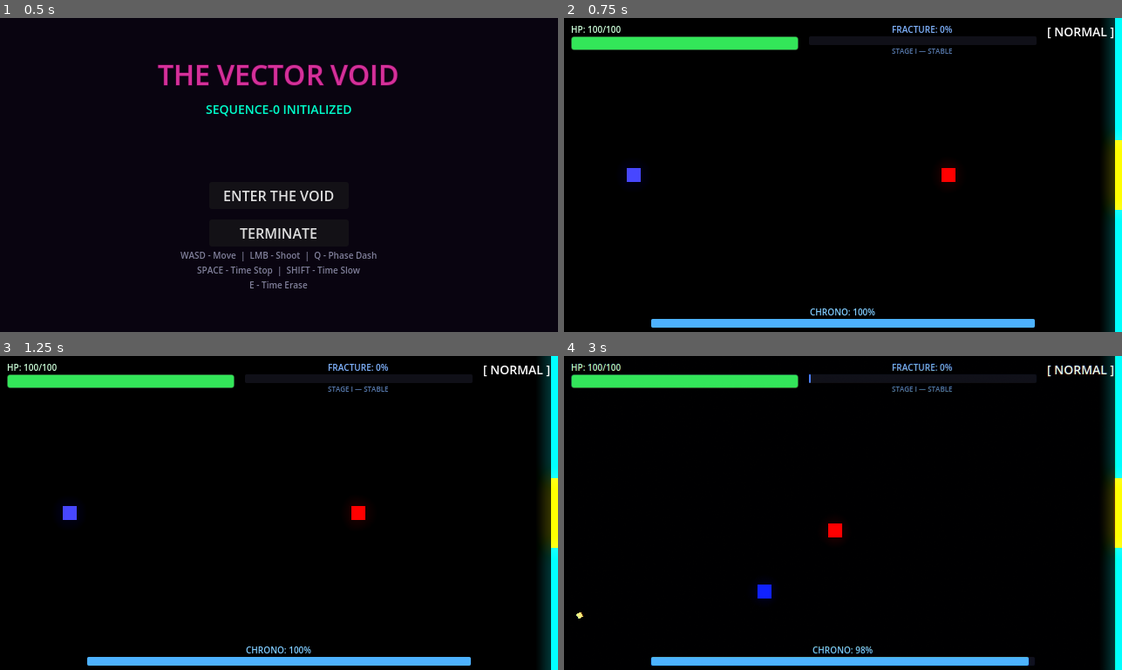
Above: before the commit, frames 1-4 (two rows, left to right).
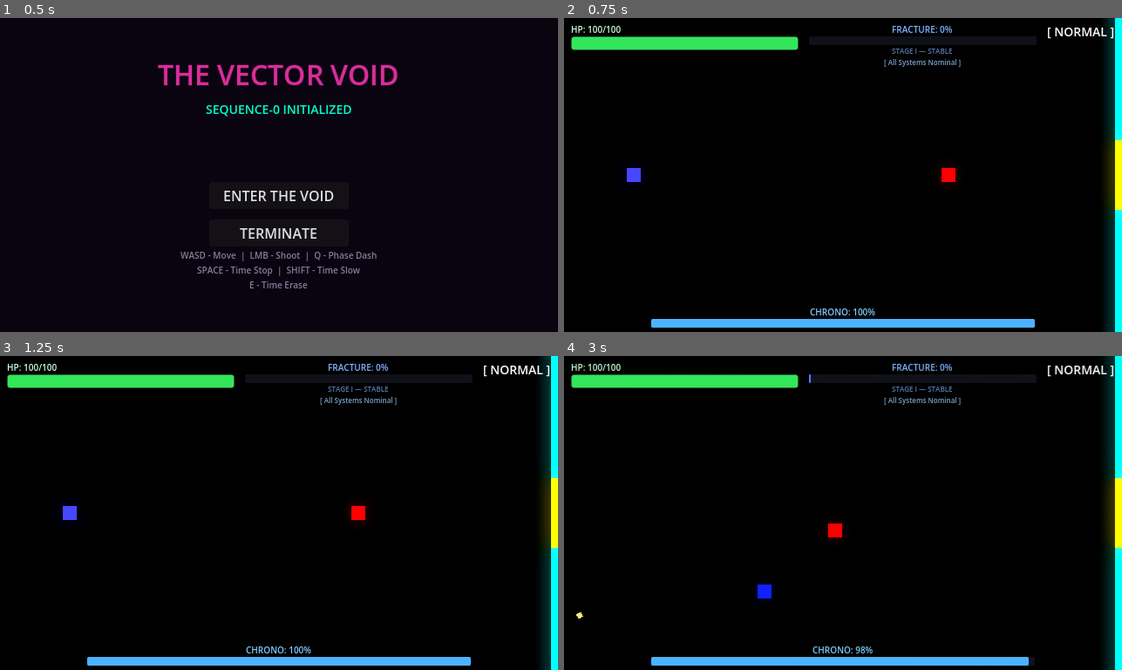
Above: after the commit, the same moments.

Repository: scarf-y/Polychron
Game: Godot game, scene res://scenes/ui/main_menu.tscn
Same seed, same stepped clock (60 frames per second), same inputs: the game is played once before the commit and once after it.
Inputs (mouse positions are in pixels of both pictures, inside the frame that each line leads up to):
- Up to frame 1 (0.5 s): no input
- Up to frame 2 (0.75 s): click "ENTER THE VOID" at 0.5 s
- Up to frame 3 (1.25 s): no input
- Up to frame 4 (3 s): move the mouse to (965, 497) at 1.27 s; hold D (move_right) 1.28-2.03 s; tap Q (dash) at 1.35 s; move the mouse to (731, 528) at 2.02 s; hold S (move_down) 2.03-2.78 s; click (731, 528) at 2.1 s; move the mouse to (898, 443) at 2.77 s; hold D (move_right) from 2.78 s (still down); tap E (time_erase) at 2.85 s

Frame 1 is identical in both runs. In frame 2, 0.1% of the frame differs, in the area x 57-72%, y 13-16%; in frame 3, 0.1%; in frame 4, 0.2%.

Commit message:
fix: reset fracture state on player respawn and add HUD debuff tooltips

Diff:
--- a/scripts/hud.gd
+++ b/scripts/hud.gd
@@ -13,6 +13,7 @@
 var fracture_bar: ProgressBar = null
 var fracture_label: Label = null
 var fracture_stage_label: Label = null
+var fracture_debuff_label: Label = null
 var state_label: Label = null
 var lockdown_warning: Label = null
 
@@ -169,6 +170,13 @@
 	fracture_stage_label.horizontal_alignment = HORIZONTAL_ALIGNMENT_CENTER
 	fracture_vbox.add_child(fracture_stage_label)
 
+	fracture_debuff_label = Label.new()
+	fracture_debuff_label.text = "[ All Systems Nominal ]"
+	fracture_debuff_label.add_theme_font_size_override("font_size", 8)
+	fracture_debuff_label.add_theme_color_override("font_color", Color(0.6, 0.8, 1.0, 0.8))
+	fracture_debuff_label.horizontal_alignment = HORIZONTAL_ALIGNMENT_CENTER
+	fracture_vbox.add_child(fracture_debuff_label)
+
 	# --- State Label (Right) ---
 	var state_vbox := VBoxContainer.new()
 	state_vbox.add_theme_constant_override("separation", 2)
@@ -326,18 +334,33 @@
 	if value >= 100.0:
 		fracture_stage_label.text = "STAGE V — LOCKDOWN"
 		fracture_stage_label.add_theme_color_override("font_color", Color(1.0, 0.1, 0.1, 1.0))
+		if fracture_debuff_label:
+			fracture_debuff_label.text = "[ TIME ABILITIES DISABLED ]"
+			fracture_debuff_label.add_theme_color_override("font_color", Color(1.0, 0.3, 0.3))
 	elif value > 75.0:
 		fracture_stage_label.text = "STAGE IV — CRITICAL"
 		fracture_stage_label.add_theme_color_override("font_color", Color(1.0, 0.3, 0.2, 0.9))
+		if fracture_debuff_label:
+			fracture_debuff_label.text = "[ +50% DMG Taken | -20% Speed | x2 Dash CD ]"
+			fracture_debuff_label.add_theme_color_override("font_color", Color(1.0, 0.5, 0.4))
 	elif value > 50.0:
 		fracture_stage_label.text = "STAGE III — TEMPORAL DECAY"
 		fracture_stage_label.add_theme_color_override("font_color", Color(1.0, 0.5, 0.2, 0.8))
+		if fracture_debuff_label:
+			fracture_debuff_label.text = "[ -20% Speed | x2 Dash CD | -50% Crit Chance ]"
+			fracture_debuff_label.add_theme_color_override("font_color", Color(1.0, 0.7, 0.4))
 	elif value > 25.0:
 		fracture_stage_label.text = "STAGE II — INSTABILITY"
 		fracture_stage_label.add_theme_color_override("font_color", Color(0.9, 0.7, 0.3, 0.7))
+		if fracture_debuff_label:
+			fracture_debuff_label.text = "[ -50% Crit Chance ]"
+			fracture_debuff_label.add_theme_color_override("font_color", Color(0.9, 0.8, 0.5))
 	else:
 		fracture_stage_label.text = "STAGE I — STABLE"
 		fracture_stage_label.add_theme_color_override("font_color", Color(0.5, 0.7, 1.0, 0.7))
+		if fracture_debuff_label:
+			fracture_debuff_label.text = "[ All Systems Nominal ]"
+			fracture_debuff_label.add_theme_color_override("font_color", Color(0.6, 0.8, 1.0, 0.8))
 
 func _on_lockdown_changed(is_lockdown: bool) -> void:
 	if lockdown_warning:
--- a/scripts/player.gd
+++ b/scripts/player.gd
@@ -54,9 +54,16 @@
 	add_to_group("player")
 	_setup_crosshair_cursor()
 
+	# Reset fracture state on spawn (handles respawn after death)
+	TimeManager.reset_fracture()
+	GameJuice.stop_lockdown_flicker()
+
 	# Connect fracture signals
 	TimeManager.fracture_changed.connect(_on_fracture_changed)
 	TimeManager.lockdown_changed.connect(_on_lockdown_changed)
+
+	# Sync debuffs to current fracture level
+	_on_fracture_changed(TimeManager.fracture_level)
 
 func _process(delta: float) -> void:
 	if is_dead:
--- a/scripts/time_manager.gd
+++ b/scripts/time_manager.gd
@@ -38,6 +38,19 @@
 
 # --- Decoy Target (Time Erase) ---
 var erased_target_position: Vector2 = Vector2.ZERO
+
+## Reset all fracture state — call on scene reload / respawn
+func reset_fracture() -> void:
+	fracture_level = 0.0
+	is_lockdown = false
+	can_use_time = true
+	time_gauge = GAUGE_MAX
+	current_state = TimeState.NORMAL
+	Engine.time_scale = 1.0
+	fracture_changed.emit(fracture_level)
+	lockdown_changed.emit(false)
+	time_gauge_changed.emit(time_gauge)
+	time_state_changed.emit(current_state)
 
 # --- Process ---
 func _process(delta: float) -> void:
